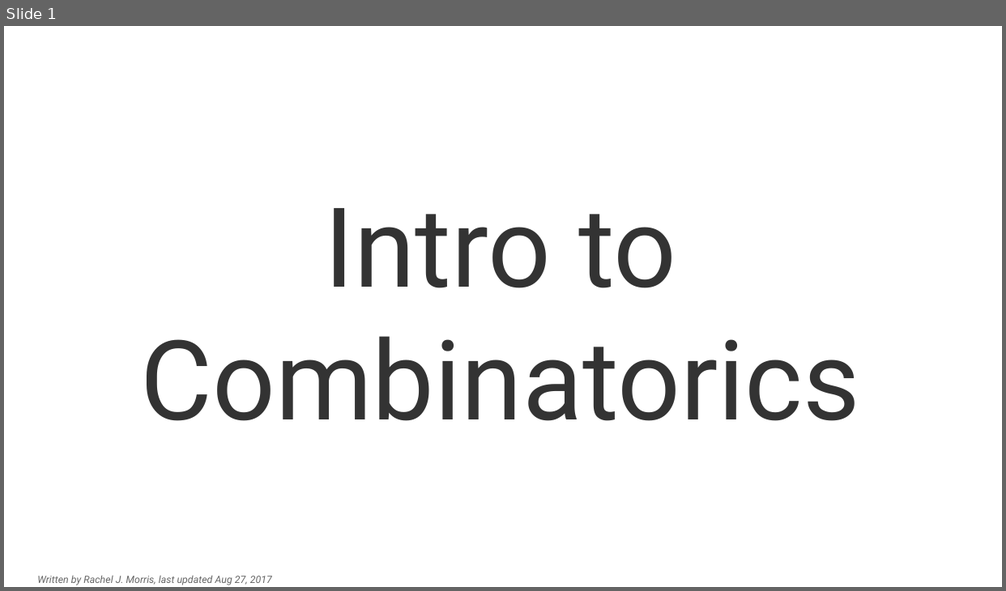
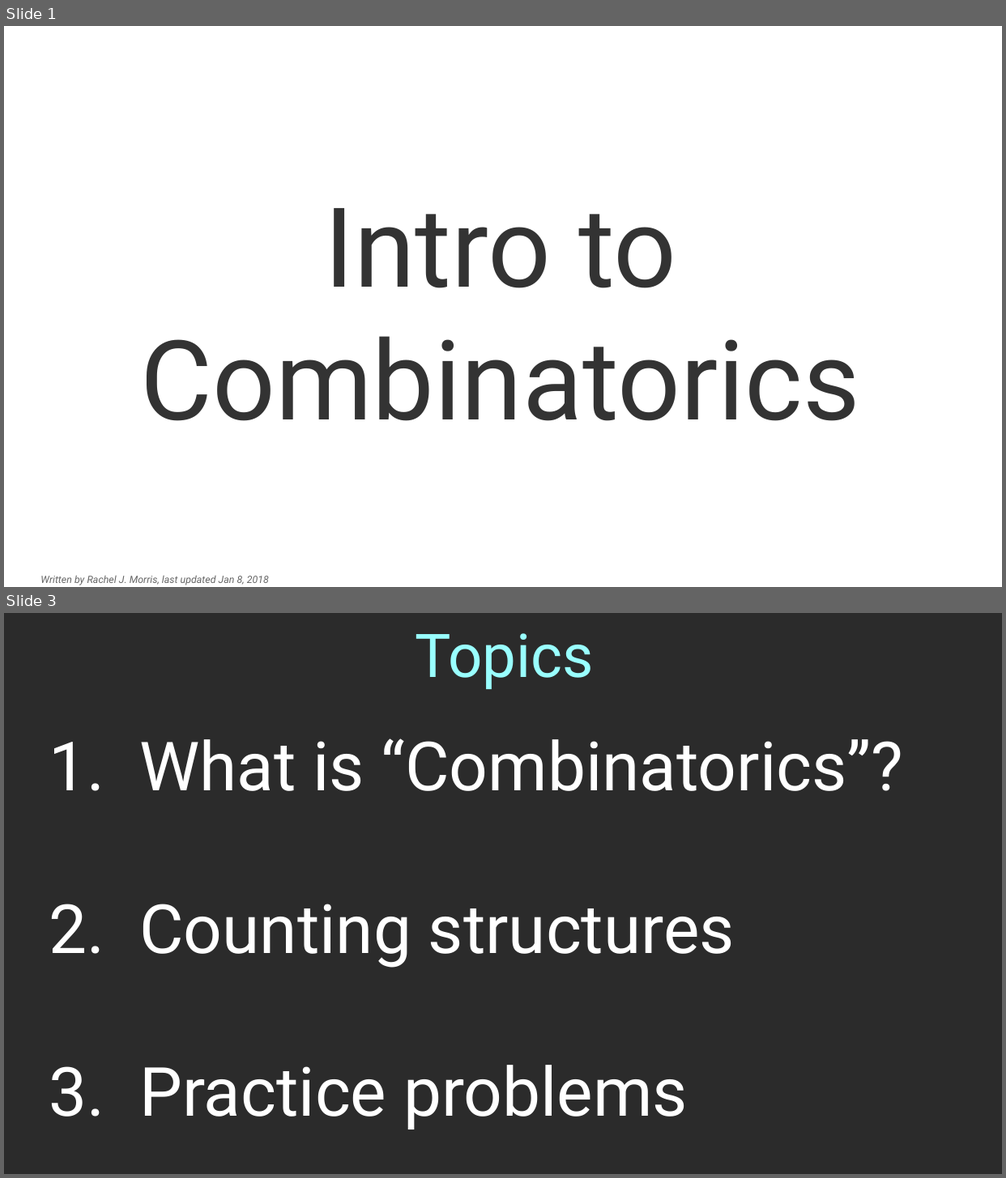
Before and after one commit to nguyenchithien/CS211-Discrete-Structures-II, a slide deck: Lectures/Lecture 5.1.odp. Shown one above the other, each under a label of ours: slide 1 before the commit, slides 1 and 3 after it; the slides between them are not shown. The pictures are 1006x591 and 1006x1178 pixels, drawn with LibreOffice and Linux fonts; fonts in the diff are those of the drawing; background and template pictures are left out; a plain dark background stands for a picture behind light text. Boxes give left, top, right and bottom in pixels: in the first picture for what was removed or moved away, otherwise in the second. Text is boxed around its words. In the diff, an @@ line names an element or a change of style, - is before the commit and + after.

```diff
--- a/Lectures/Lecture 5.1.odp
+++ b/Lectures/Lecture 5.1.odp
@@ slide 3 added at bbox=[4, 613, 1002, 1174], background picture (left out) @@
@@ title added at bbox=[415, 633, 594, 689], 48 pt, text #99FFFF @@
+Topics
@@ text added at bbox=[49, 739, 903, 1130], 54 pt, text #FFFFFF @@
+1. What is “Combinatorics”?
+2. Counting structures
+3. Practice problems
@@ slide 1 changed as well @@
@@ text at bbox=[40, 575, 269, 586]: text changed @@
-Written by Rachel J. Morris, last updated Aug 27, 2017
+Written by Rachel J. Morris, last updated Jan 8, 2018
```
Also in this commit, not shown: 38 other slides added, 4 slides removed, 2 other files.
